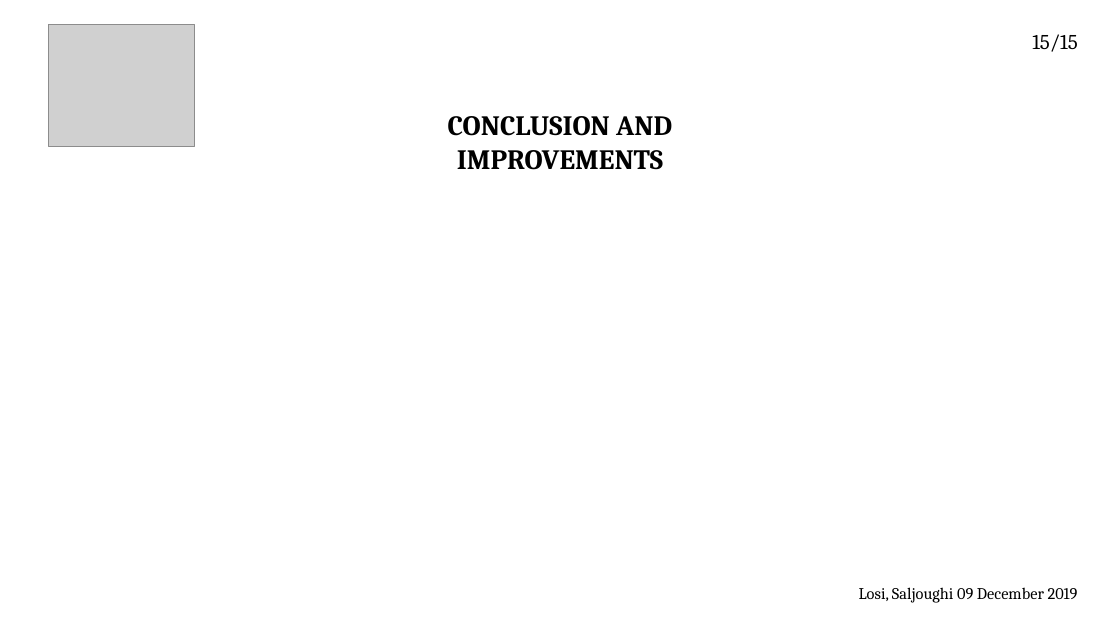
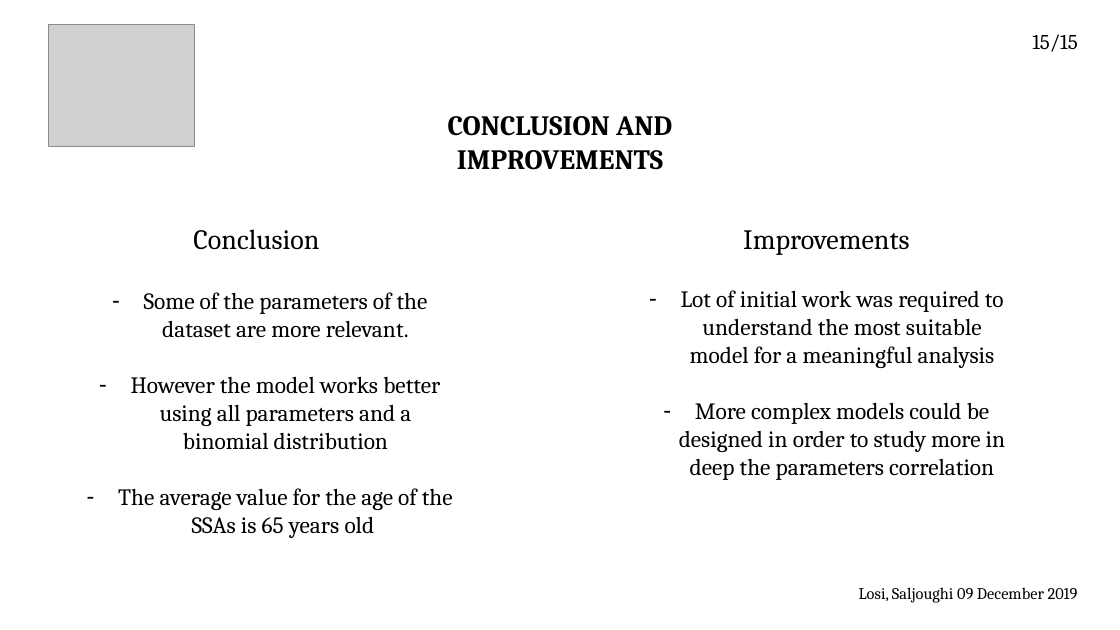
Before and after one commit to Losijacopo/Bayesian_data_ananlysis_project, a slide deck: slide 16 of last_presentation.pptx. Drawn at 1120x630 pixels with LibreOffice and Linux fonts; fonts in the diff are those of the drawing; grey boxes stand for pictures. Boxes give left, top, right and bottom in pixels: in the first picture for what was removed or moved away, otherwise in the second. Text is boxed around its words. In the diff, an @@ line names an element or a change of style, - is before the commit and + after.

```diff
--- a/last_presentation.pptx
+++ b/last_presentation.pptx
@@ text added at (x1=193, y1=229, x2=319, y2=250), 24 pt, text #000000 @@
+Conclusion
@@ text added at (x1=743, y1=230, x2=909, y2=255), 24 pt, text #000000 @@
+Improvements
@@ text added at (x1=118, y1=292, x2=453, y2=538), 20 pt, text #000000 @@
+– Some of the parameters of the dataset are more relevant.
+– However the model works better using all parameters and a binomial distribution
+– The average value for the age of the SSAs is 65 years old
@@ text added at (x1=679, y1=290, x2=1005, y2=480), 20 pt, text #000000 @@
+– Lot of initial work was required to understand the most suitable model for a meaningful analysis
+– More complex models could be designed in order to study more in deep the parameters correlation
```
Also in this commit, not shown: 2 other slides changed.
